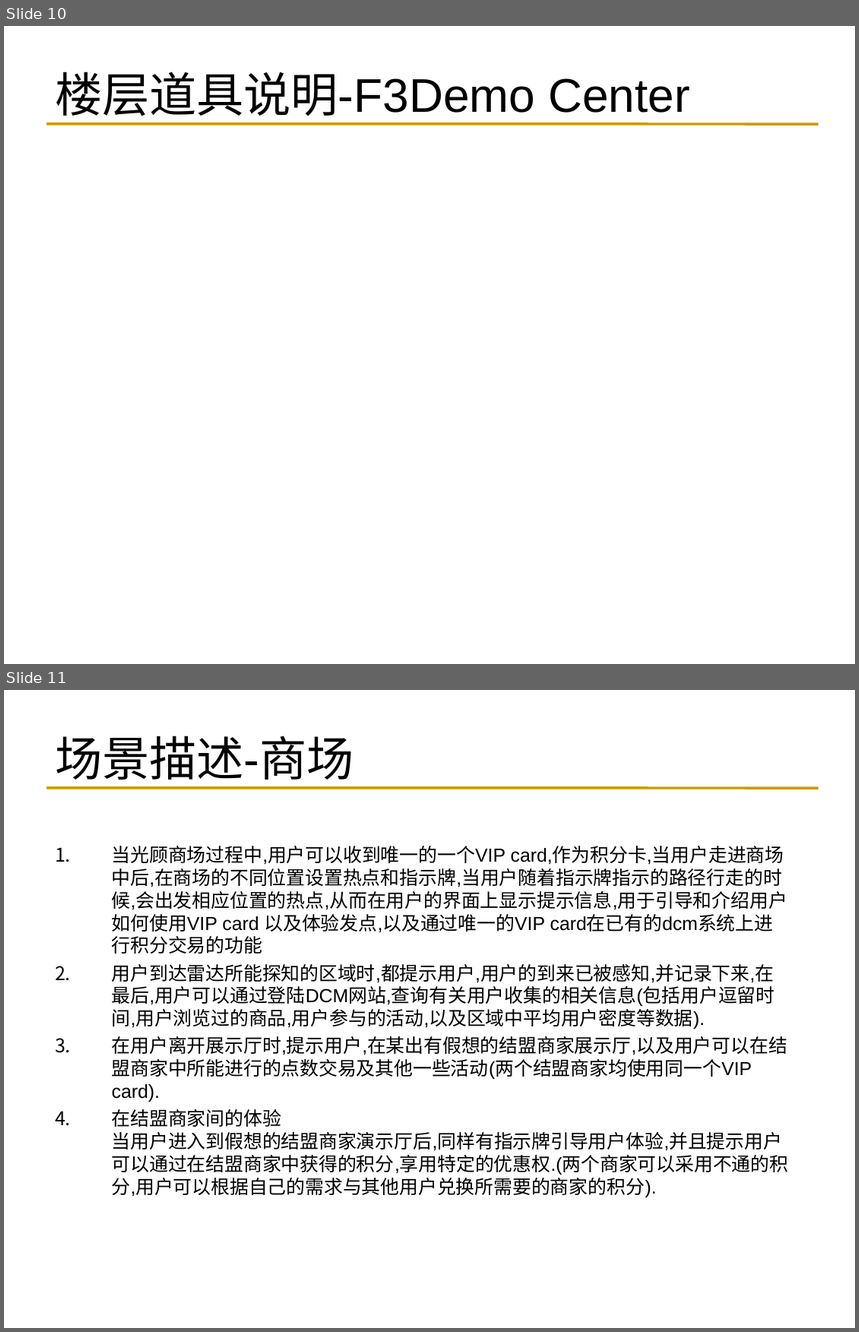
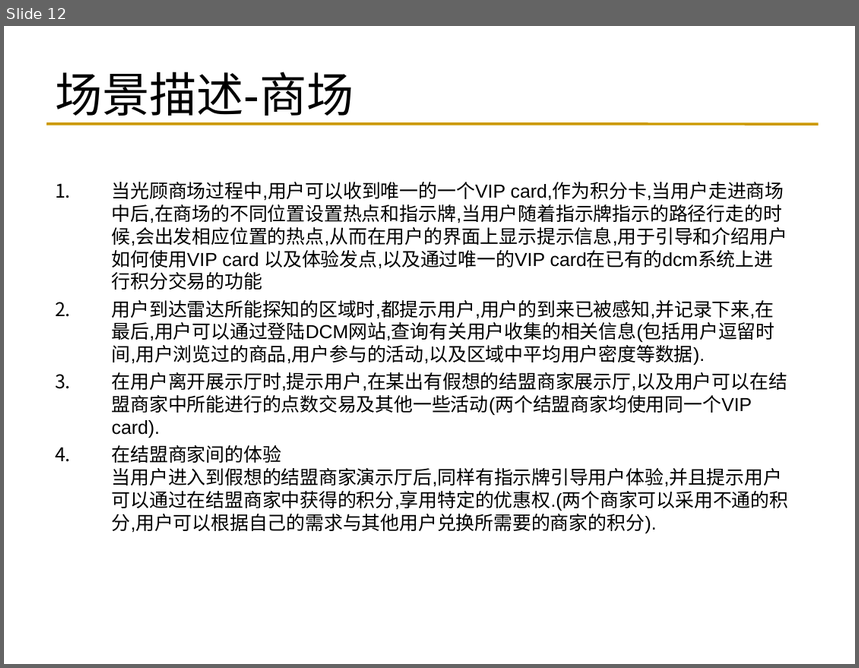
Before and after one commit to reetssydney/dcm, a slide deck: trunk/Second Life需求_张亮.ppt. Shown one above the other, each under a label of ours: slides 10 and 11 before the commit, slide 12 after it. The pictures are 859x1332 and 859x668 pixels, drawn with LibreOffice and Linux fonts; fonts in the diff are those of the drawing. Boxes give left, top, right and bottom in pixels: in the first picture for what was removed or moved away, otherwise in the second. Text is boxed around its words. In the diff, an @@ line names an element or a change of style, - is before the commit and + after.

```diff
--- a/trunk/Second Life需求_张亮.ppt
+++ b/trunk/Second Life需求_张亮.ppt
@@ slide 10 removed at (4, 26, 855, 664), background #FFFFFF; not listed: 1 template element that a slide beside it also shows @@
@@ title removed at (55, 72, 690, 124) @@
-楼层道具说明-F3Demo Center
@@ what was slide 11 is now slide 12 @@
```
Also in this commit, not shown: 2 slides changed, 2 slides added.
